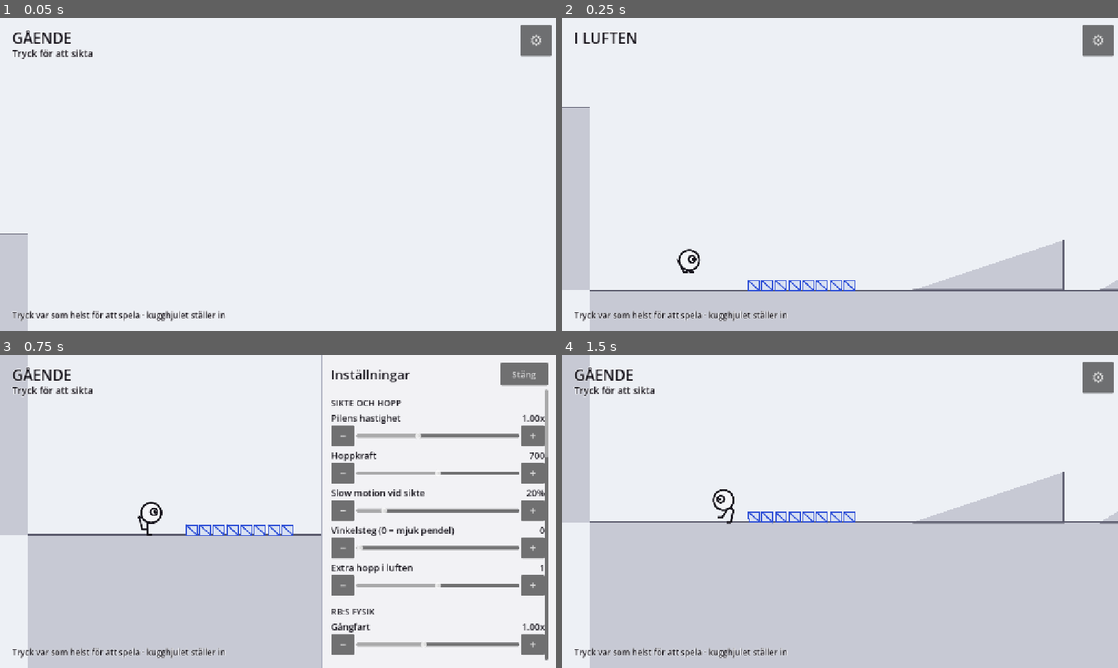
Above: before the commit, frames 1-4 (two rows, left to right).
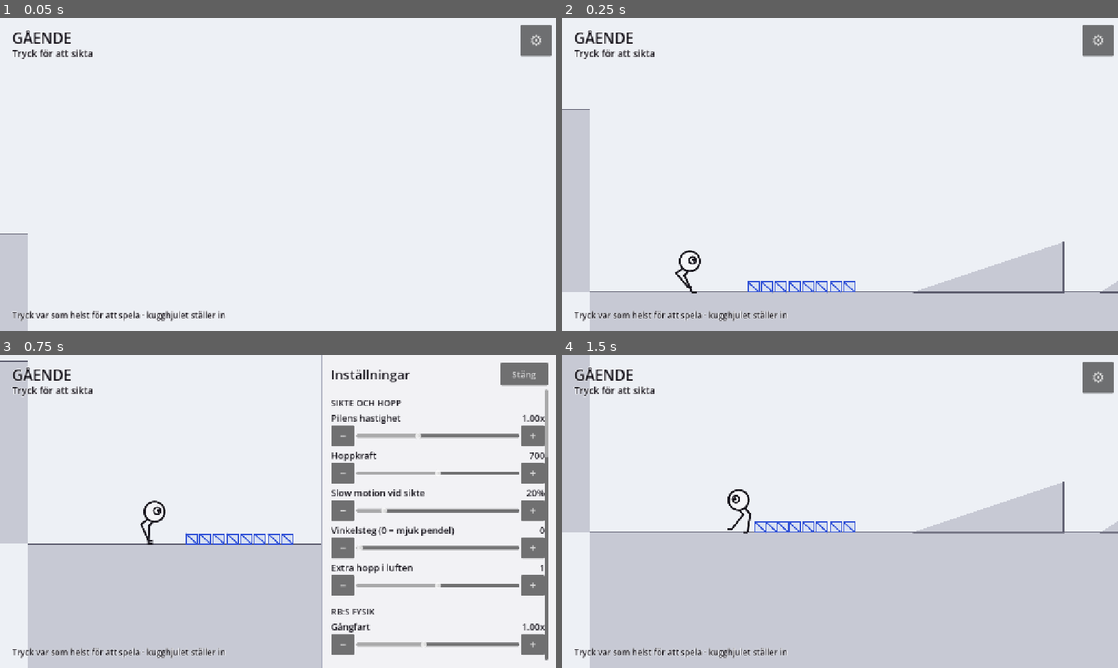
Above: after the commit, the same moments.

Repository: ojojboll-ui/Robo-ball
Game: Godot game, scene res://main/main.tscn
The game is run twice, just before and just after one commit, with the same random seed, the same clock (stepped at 60 frames per second) and the same inputs.
Inputs:
- Up to frame 1 (0.05 s): no input
- Up to frame 2 (0.25 s): no input
- Up to frame 3 (0.75 s): click "⚙" at 0.5 s
- Up to frame 4 (1.5 s): click "Stäng" at 1.25 s

Frame 1 is identical in both runs. In frame 2, 2.1% of the frame differs, in the area x 0-100%, y 4-88%; in frame 3, 2.6%; in frame 4, 4.3%, in the area x 0-100%, y 37-58%.

Commit message:
Stand RB on a capsule, roll him on a circle
With his legs out RB is a ball on legs, and a circle drawn around the
ball alone was saying otherwise — it let him occupy gaps only the ball
should fit through, and it capped how long the legs could be, since the
body could never ride higher than the circle it stood on.

He now collides as a capsule while standing and as a circle while
rolling. Swapping shapes moves him 22 px along the surface normal, which
is exactly why the ball drops toward the ground when the legs retract:
without legs nothing carries the body. That drop used to be drawn; now it
happens.

The room this makes lets the proportions be right. Legs are 68 px against
a 44 px body — an ostrich's leg is one and a half body heights, and it
now reads as one. Everything is derived from the capsule rather than
guessed: ball centre at capsule height minus radius, hip ten below that,
leg long enough to reach the ground with a stride's worth of horizontal
offset to spare.

Measured after the change: gap between foot and ground while walking is
0.00 px on the flat and 0.92 average on the angle staircase, the gait
still alternates on every step, and no frame has both feet in the air.

Co-Authored-By: Claude Opus 5 <noreply@anthropic.com>
Claude-Session: https://claude.ai/code/session_01BFuXiawrAFSoffrH8t6SUi

Diff:
--- a/game/actor/legs.gd
+++ b/game/actor/legs.gd
@@ -17,17 +17,17 @@
 ##      kollisionskroppen och ärvde varje litet hack i underlaget — därav
 ##      skakandet uppför ramper.
 
-const THIGH := 19.0        ## höft → ankel, det korta övre benet
-const SHIN := 27.0         ## ankel → tå, det långa nedre benet
+const THIGH := 28.0        ## höft → ankel, det korta övre benet
+const SHIN := 40.0         ## ankel → tå, det långa nedre benet
 const TOE := 9.0
 const HIP_SPREAD := 7.0    ## halva avståndet mellan höfterna
-const BODY_HEIGHT := 44.0  ## kroppens mitt ovanför fotplanet
+const BODY_HEIGHT := 66.0  ## bollens mitt över fotplanet = kapselhöjd minus radie
 const LIFT := 13.0         ## hur högt foten lyfts under ett steg
 const MAX_SAG := 16.0      ## hur långt kroppen får hamna från kollisionskroppen
 const STIFFNESS := 220.0
 const DAMPING := 22.0
 const MIN_STRIDE := 22.0
-const MAX_STRIDE := 40.0
+const MAX_STRIDE := 52.0
 ## Så långt benet når. Höften sitter 34 px över marken och ett steg framåt lägger
 ## till en bit i sidled — med för kort ben blir hypotenusan längre än räckvidden,
 ## taket nedan drar upp foten, och den nuddar aldrig marken. Benet ska vara långt
@@ -45,11 +45,14 @@
 var step_to := [Vector2.ZERO, Vector2.ZERO]
 var step_time := [0.2, 0.2]
 var body_point := Vector2.ZERO
+## Hur högt bollens mitt sitter över kollisionskroppens mitt. Sätts av RoboBall
+## så att de två aldrig kan glida isär.
+var body_lift := 16.0
 var _body_vel := Vector2.ZERO
 var _ready := false
 
 func reset(rb: Node2D, normal: Vector2) -> void:
-	body_point = rb.global_position + normal * 22.0
+	body_point = rb.global_position + normal * body_lift
 	_body_vel = Vector2.ZERO
 	var t := Vector2(-normal.y, normal.x)
 	for i in 2:
@@ -206,7 +209,7 @@
 	# Kroppen sitter alltid rakt ovanför kollisionskroppen i sidled — en
 	# fjädring som också drar i sidled får RB att luta bakåt när han går uppför.
 	# Bara höjden fjädrar, och den styrs av var fötterna faktiskt står.
-	var anchor := rb.global_position + normal * 22.0
+	var anchor := rb.global_position + normal * body_lift
 	var support: Vector2 = ((feet[0] as Vector2) + (feet[1] as Vector2)) * 0.5
 	var along := (support + normal * BODY_HEIGHT - anchor).dot(normal)
 	var target := anchor + normal * clampf(along, -MAX_SAG, MAX_SAG)
--- a/game/actor/robo_ball.gd
+++ b/game/actor/robo_ball.gd
@@ -22,7 +22,14 @@
 
 enum State { WALK, ROLL, AIM, AIR }
 
-const RADIUS := 22.0
+const RADIUS := 22.0            ## bollens radie, och kollisionscirkeln när han rullar
+## Med benen ute är han en boll på ben, och kollisionskroppen ska säga samma
+## sak: en kapsel som når från bollens topp ner till fötterna. När benen dras in
+## byts den mot en cirkel — då *är* han bollen. Bytet flyttar honom 16 px, vilket
+## är exakt varför bollen sjunker mot marken när benen försvinner.
+const CAPSULE_HEIGHT := 88.0
+const STAND_HALF := CAPSULE_HEIGHT * 0.5
+const BODY_LIFT := STAND_HALF - RADIUS   ## bollens mitt över kollisionsmitten
 const WALK_SPEED := 130.0
 const WALK_ACCEL := 900.0      ## hur hårt benen driver mot gångfarten
 const AIM_MIN_DEG := 20.0
@@ -53,6 +60,9 @@
 var _aim_from_air := false
 var _airborne_frames := 0
 var _legs := Legs.new()
+var _shape: CollisionShape2D
+var _capsule := CapsuleShape2D.new()
+var _circle := CircleShape2D.new()
 ## Underlagets normal, utjämnad. Rå normal hoppar till vid varje skarv mellan
 ## kollisionspolygonens delar, och det syntes som ryck i kroppens lutning.
 var _smooth_normal := Vector2.UP
@@ -62,15 +72,17 @@
 ## Noderna byggs i kod i stället för i en scenfil — RB har få delar, och det
 ## håller allt som beskriver honom i en enda läsbar fil.
 func _ready() -> void:
-	var circle := CircleShape2D.new()
-	circle.radius = RADIUS
-	var shape := CollisionShape2D.new()
-	shape.shape = circle
-	add_child(shape)
+	_circle.radius = RADIUS
+	_capsule.radius = RADIUS
+	_capsule.height = CAPSULE_HEIGHT
+	_shape = CollisionShape2D.new()
+	_shape.shape = _capsule
+	add_child(_shape)
 
 	_ledge_ray = RayCast2D.new()
 	add_child(_ledge_ray)
 
+	_legs.body_lift = BODY_LIFT
 	_start_position = global_position
 	floor_snap_length = 20.0
 	_legs.reset(self, Vector2.UP)
@@ -280,14 +292,30 @@
 func _set_state(next: State) -> void:
 	if state == next:
 		return
+	var was_rolling := state == State.ROLL
+	var will_roll := next == State.ROLL
+	if was_rolling != will_roll:
+		_swap_shape(will_roll)
 	# Reser han sig ur en rullning har benen inga giltiga fotplaceringar kvar —
 	# utan en omstart skulle de kliva från där de stod innan han rullade.
-	if state == State.ROLL and next != State.ROLL:
+	if was_rolling and not will_roll:
 		_legs.reset(self, _smooth_normal)
 	state = next
 	WorldClock.set_slowmo(state == State.AIM)
 	state_changed.emit(state)
 
+## Kapseln står med mitten 54 px över marken, cirkeln med mitten 22 px över.
+## Byter vi form utan att flytta honom hamnar han antingen svävande eller nere i
+## marken, så förflyttningen hör till bytet.
+func _swap_shape(rolling: bool) -> void:
+	var up := ground_normal if ground_normal.length() > 0.1 else Vector2.UP
+	if rolling:
+		_shape.shape = _circle
+		global_position -= up * BODY_LIFT
+	else:
+		_shape.shape = _capsule
+		global_position += up * BODY_LIFT
+
 func set_start_position(pos: Vector2) -> void:
 	_start_position = pos
 
@@ -296,6 +324,8 @@
 	respawn()
 
 func respawn() -> void:
+	if state == State.ROLL:
+		_swap_shape(false)
 	global_position = _start_position
 	velocity = Vector2.ZERO
 	ground_speed = 0.0
@@ -328,7 +358,7 @@
 
 func _ground_ahead() -> bool:
 	var lean := ground_normal.angle() + PI * 0.5
-	_ledge_ray.target_position = Vector2(facing * (RADIUS + 8.0), RADIUS + 22.0).rotated(lean)
+	_ledge_ray.target_position = Vector2(facing * (RADIUS + 8.0), STAND_HALF + 22.0).rotated(lean)
 	_ledge_ray.force_raycast_update()
 	return _ledge_ray.is_colliding()
 
Not shown, changed: docs/DECISIONS.md
Not shown, changed: docs/DESIGN.md
